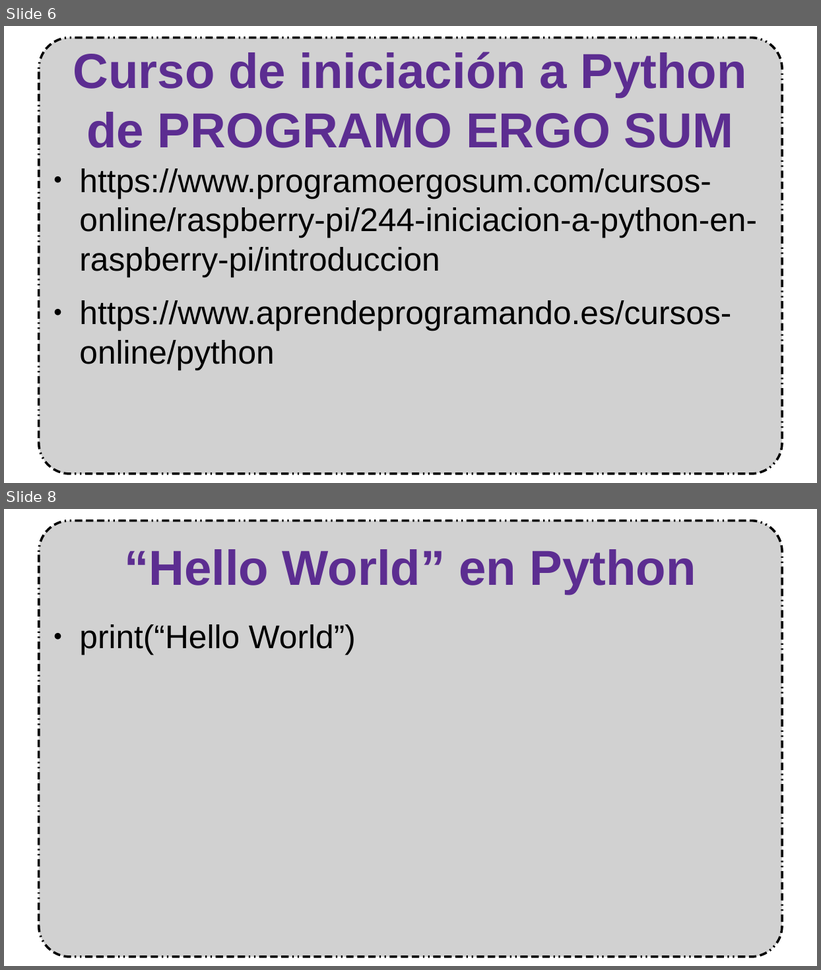
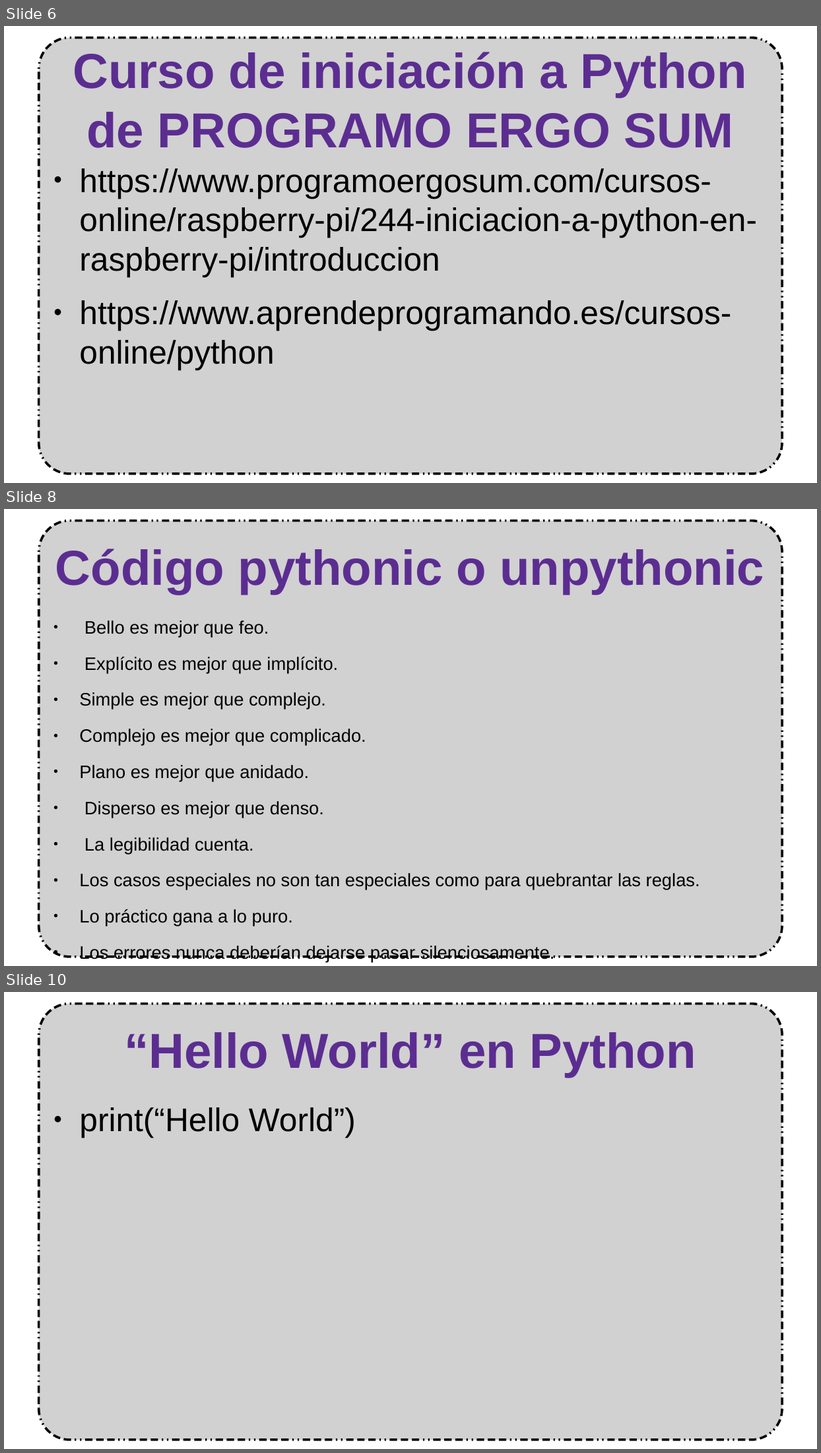
Before and after one commit to mruiz54/Ejercicios-Curso-de-Iniciaci-n-a-la-Programaci-n-en-Python, a slide deck: Presentación/Presentación Iniciación a Python.odp. Shown one above the other, each under a label of ours: slides 6 and 8 before the commit, slides 6, 8 and 10 after it; the slides between them are not shown. The pictures are 821x970 and 821x1453 pixels, drawn with LibreOffice and Linux fonts; fonts in the diff are those of the drawing; background and template pictures are left out. Boxes give left, top, right and bottom in pixels: in the first picture for what was removed or moved away, otherwise in the second. Text is boxed around its words. In the diff, an @@ line names an element or a change of style, - is before the commit and + after.

Commit message:
Añadido código pythonic o unpythonic

```diff
--- a/Presentación/Presentación Iniciación a Python.odp
+++ b/Presentación/Presentación Iniciación a Python.odp
@@ slide 8 added at (x1=4, y1=509, x2=817, y2=966), background #FFFFFF; not listed: 1 template element that a slide beside it also shows @@
@@ title added at (x1=55, y1=549, x2=764, y2=594), 48 pt, text #5C2D91, bold @@
+Código pythonic o unpythonic
@@ text added at (x1=79, y1=621, x2=700, y2=962), 17.6 pt, text #000000 @@
+● Bello es mejor que feo.
+● Explícito es mejor que implícito.
+● Simple es mejor que complejo.
+● Complejo es mejor que complicado.
+● Plano es mejor que anidado.
+● Disperso es mejor que denso.
+● La legibilidad cuenta.
+● Los casos especiales no son tan especiales como para quebrantar las reglas.
+● Lo práctico gana a lo puro.
+● Los errores nunca deberían dejarse pasar silenciosamente.
+● A menos que hayan sido silenciados explícitamente.
@@ what was slide 8 is now slide 10 @@
```
Also in this commit, not shown: 4 slides changed, 1 other slide added, 1 other file.
